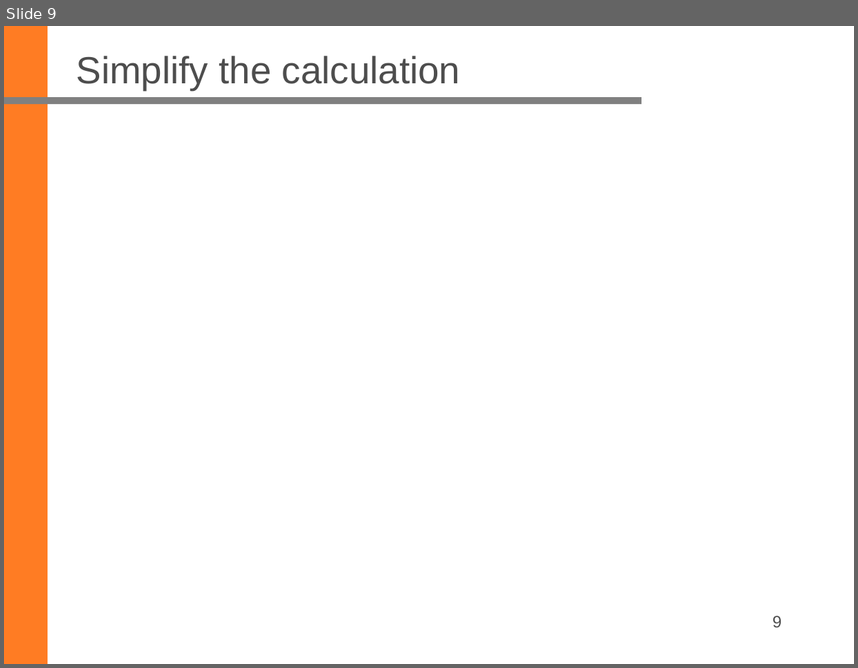
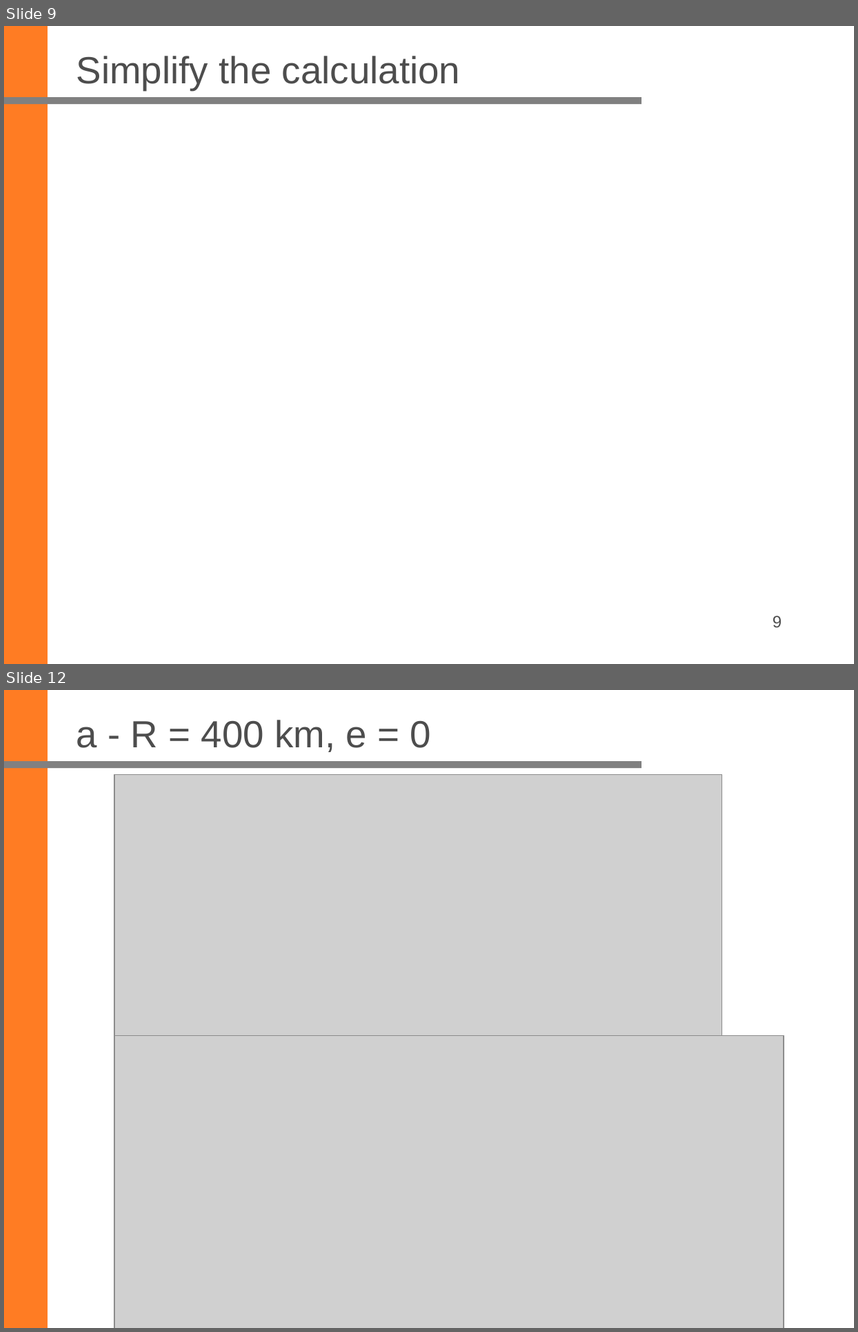
Before and after one commit to ziqing97/Seminar-Aktuelle-Geodaetische-Satelliten-missionen, a slide deck: Project_Space_Debris/Ordner_Yu/Folien/20230201/20230124_Liu_Yu.pptx. Shown one above the other, each under a label of ours: slide 9 before the commit, slides 9 and 12 after it; the slides between them are not shown. The pictures are 858x668 and 858x1332 pixels, drawn with LibreOffice and Linux fonts; fonts in the diff are those of the drawing; grey boxes stand for pictures; background and template pictures are left out. Boxes give left, top, right and bottom in pixels: in the first picture for what was removed or moved away, otherwise in the second. Text is boxed around its words. In the diff, an @@ line names an element or a change of style, - is before the commit and + after.

Commit message:
upload ppt

```diff
--- a/Project_Space_Debris/Ordner_Yu/Folien/20230201/20230124_Liu_Yu.pptx
+++ b/Project_Space_Debris/Ordner_Yu/Folien/20230201/20230124_Liu_Yu.pptx
@@ slide 12 added at [4,690,854,1328], background #FFFFFF; not listed: 2 template elements that a slide beside it also shows @@
@@ title added at [76,720,430,752], 32 pt, text #4D4D4D @@
+a - R = 400 km, e = 0
@@ picture added at [114,774,722,1071] @@
@@ picture added at [114,1035,784,1328] @@
@@ page number added at [613,1270,791,1313], 14 pt, text #4D4D4D @@
+12
```
Also in this commit, not shown: 8 other slides added, 3 slides removed, 9 other files.
